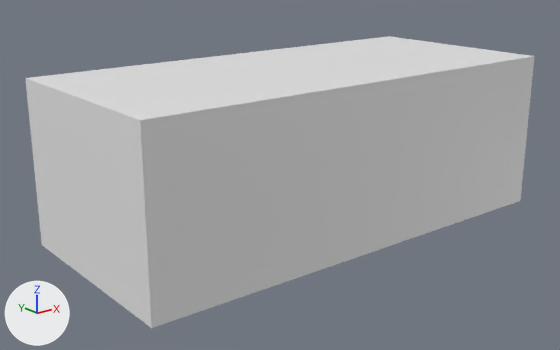
The glTF model Model3d/glb/C04-00104C.glb, before and after one commit.
Before and after are seen from a 50 mm camera at (-0.00157, -0.00293, 0.00177) aimed at (0.0013, 0.00066, 0.00034). Every picture has the same lights, and +X, +Y and +Z are marked at lower left. The picture after the commit comes second. Where no turn or scale is listed for an object, it has been applied to the vertices. Vertices at exactly the same position are counted once.

The scene before the commit, as lines of its bpy script (objects in view):
```python
me_openscad_model = bpy.data.meshes.new('OpenSCAD Model')
me_openscad_model.from_pydata(...)  # a box spanning x 0.0..0.0029, y 0.0..0.0013, z 0.0..0.001
ob_openscad_model = bpy.data.objects.new('OpenSCAD Model', me_openscad_model)
ob_openscad_model.location = (0.0, 0.0, 0.0)
```
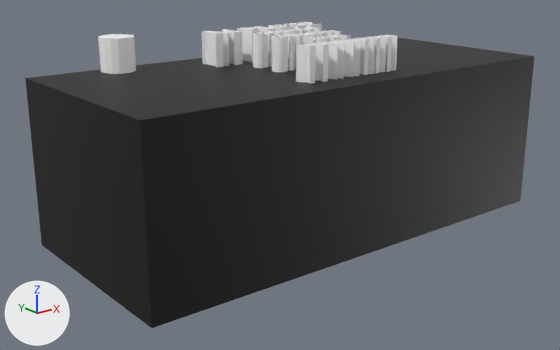
Diff of the bpy script that builds the scene:
```diff
--- a/Model3d/glb/C04-00104C.glb.py
+++ b/Model3d/glb/C04-00104C.glb.py
@@ mat_color_2 @@
+mat_color_2 = principled_material('Color 2')
+mat_color_2.base_color = (1.0, 1.0, 1.0)  # white #ffffff
@@ mat_color_1 @@
+mat_color_1 = principled_material('Color 1')
+mat_color_1.base_color = (0.0, 0.0, 0.0)  # black #000000
@@ me_openscad_model @@
 # used by ob_openscad_model
-me_openscad_model.from_pydata(...)  # 8 vertices, 12 faces; spans x 0.0..0.0029, y 0.0..0.0013, z 0.0..0.001
+me_openscad_model.from_pydata(...)  # 1520 vertices, 3036 faces; spans x 0.0..0.0029, y 0.0..0.0013, z 0.0..0.0012
+# me_openscad_model part 1: 1512 vertices added at x 0.00041..0.00187, y 0.00018..0.00129, z 0.001..0.0012
+# me_openscad_model part 2: 10 faces spanning x 0.0..0.0029, y 0.0..0.0013, z 0.0..0.001 switch from no material to mat_color_1 (black #000000)
+me_openscad_model.materials.append(mat_color_2)  # white #ffffff
```

Pixel boxes (x1, y1, x2, y2) of what changed, in the pictures (560 x 350 px):
'OpenSCAD Model', reshaped
    before: (25, 36, 535, 328)
    after: (25, 22, 535, 328)
part 1 of me_openscad_model, added
    after: (27, 22, 533, 120)
part 2 of me_openscad_model, recoloured (white to black)
    both: (25, 56, 535, 328)
